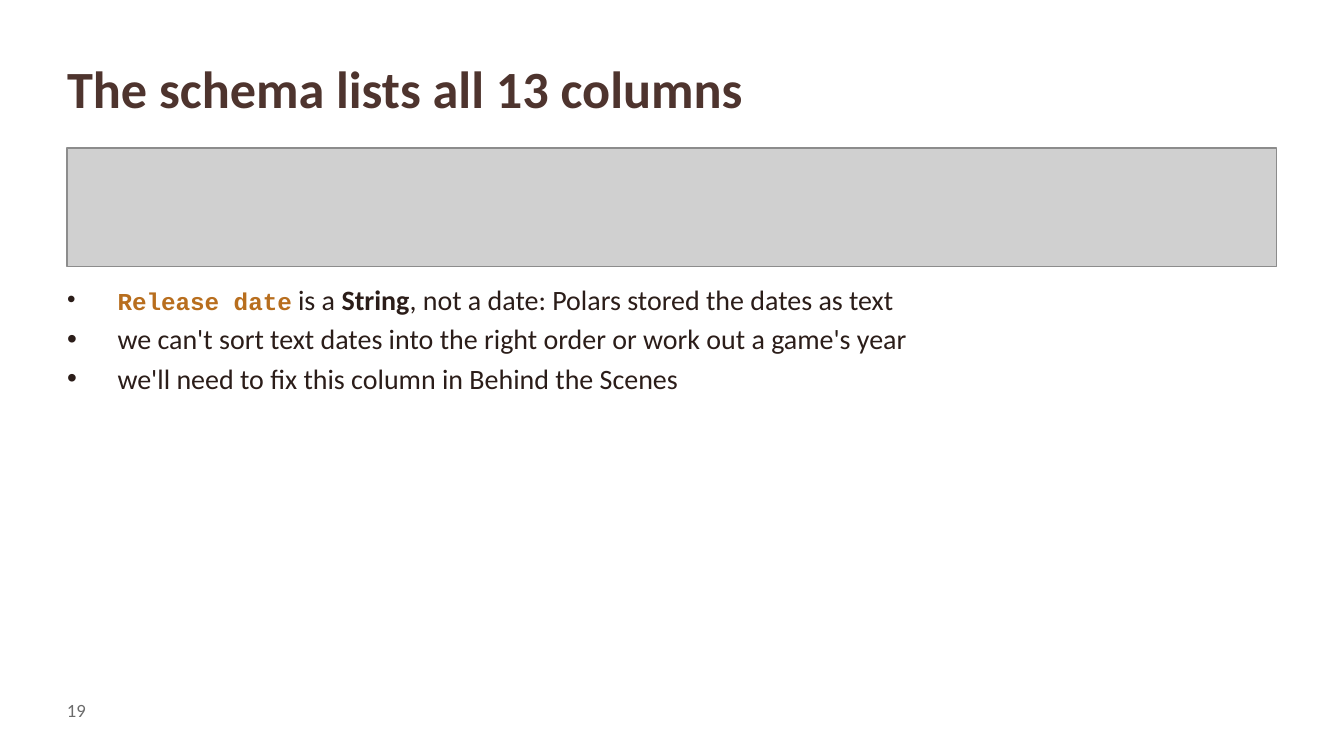
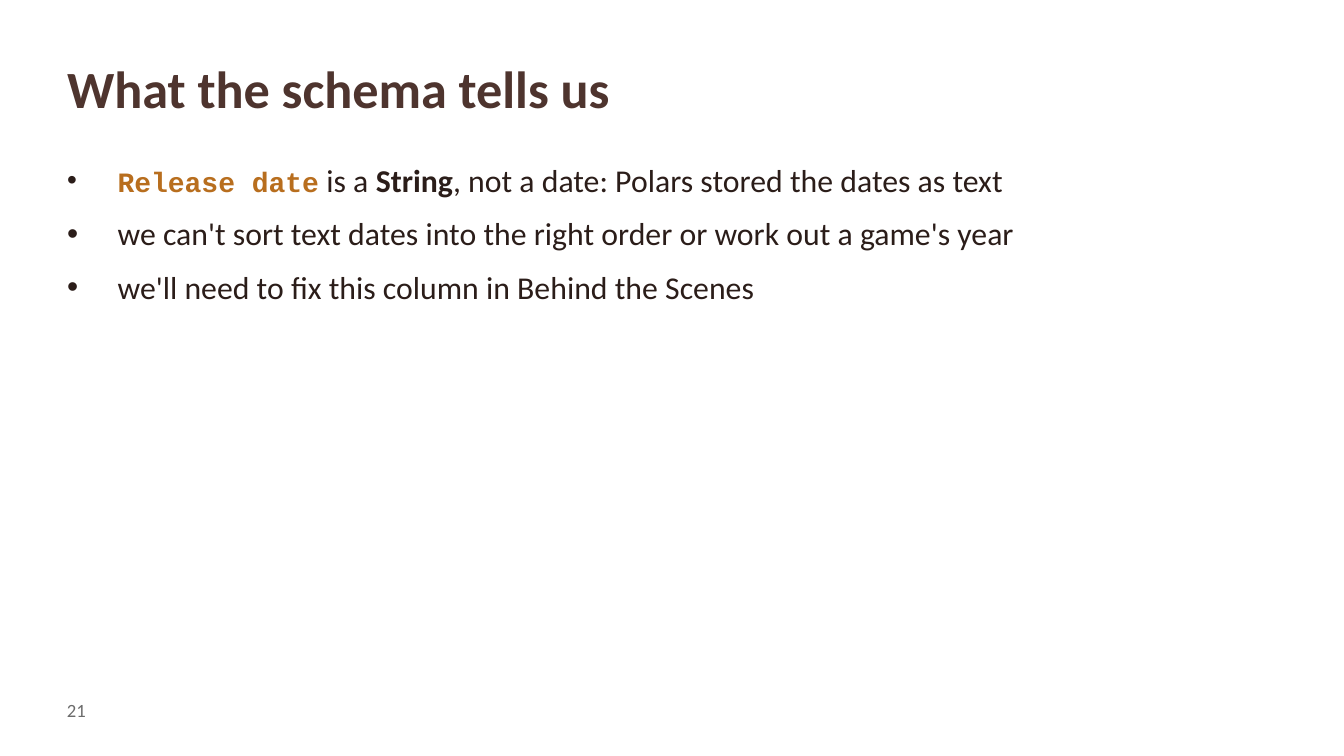
Before and after one commit to DamoM73/steam-data-stories, a slide deck: slide 21 of slides/02_Exploring_Our_Data.pptx (slide 19 before the commit). Drawn at 1344x756 pixels with LibreOffice and Linux fonts; fonts in the diff are those of the drawing; grey boxes stand for pictures; background and template pictures are left out. Boxes give left, top, right and bottom in pixels: in the first picture for what was removed or moved away, otherwise in the second. Text is boxed around its words. In the diff, an @@ line names an element or a change of style, - is before the commit and + after.

Commit message:
Exploring Our Data: print the schema one column per line

```diff
--- a/slides/02_Exploring_Our_Data.pptx
+++ b/slides/02_Exploring_Our_Data.pptx
@@ text at (67, 71, 610, 109): text changed @@
-The schema lists all 13 columns
+What the schema tells us
@@ picture removed at (67, 148, 1277, 266) @@
@@ text "Release date is a String, ...": place and size @@
-text "Release date is a String, ..." at (118, 290, 906, 389)
+text "Release date is a String, ..." at (118, 169, 1013, 300)
@@ text "Release date is a String, ..." at (118, 169, 1013, 300): size 13 to 15 pt in "Release date"; size 15 to 17 pt; more space between paragraphs @@
@@ page number at (67, 705, 86, 717): text changed @@
-19
+21
```
Also in this commit, not shown: 2 other slides changed, 2 slides added, 4 other files.
